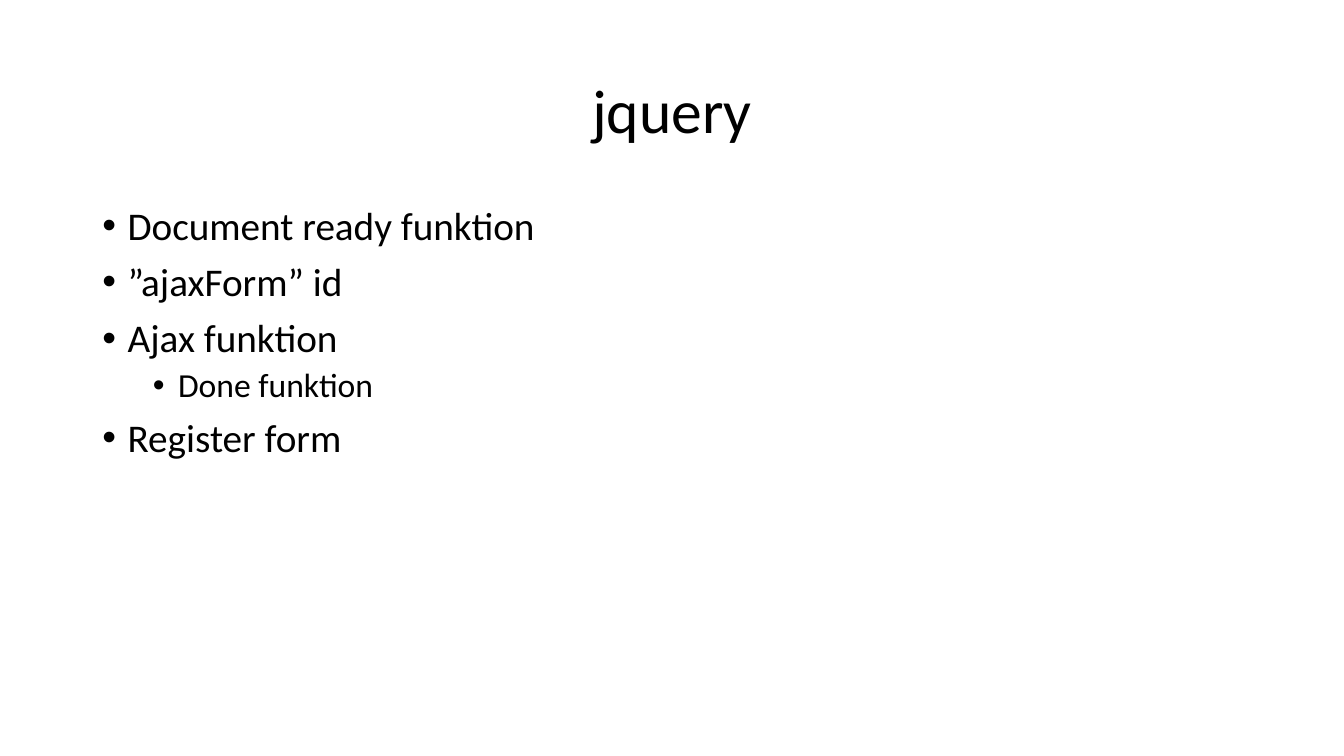
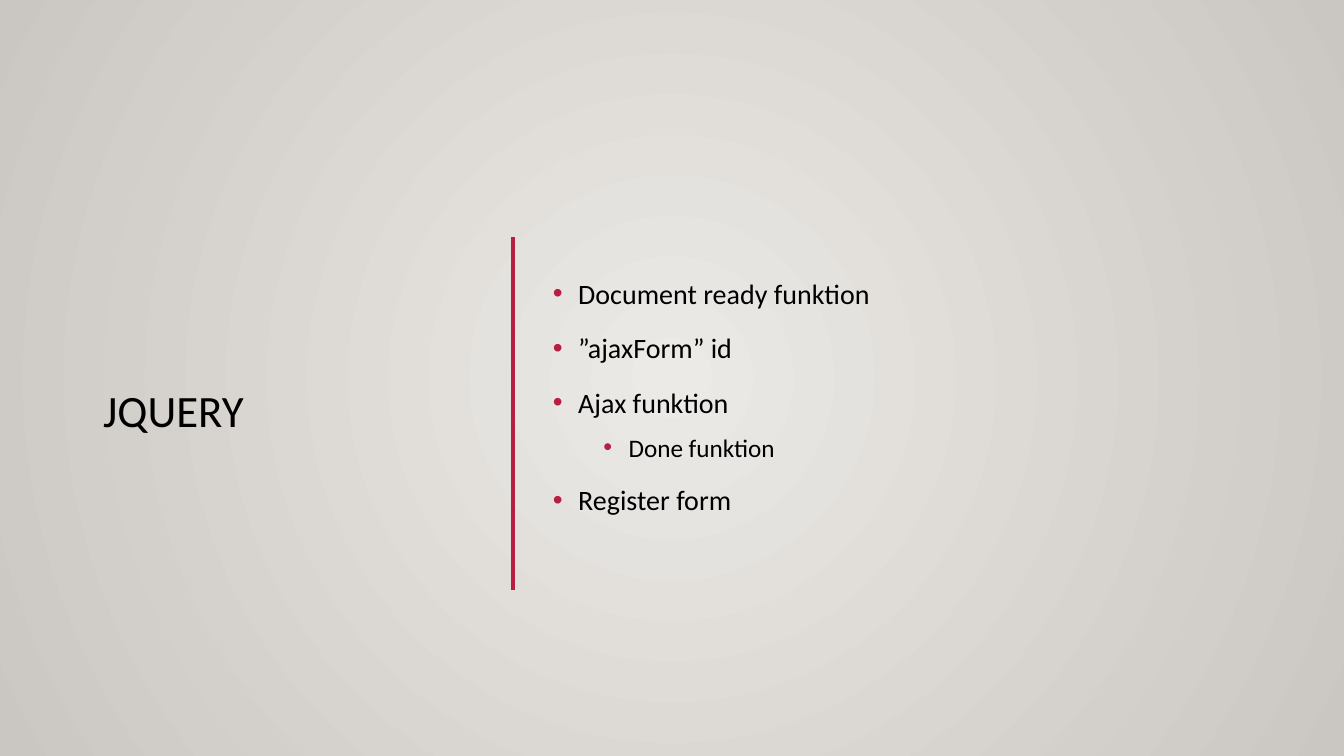
Before and after one commit to asgerhs/FogProject, a slide deck: slide 5 of Rapport/Præsentation.pptx. Drawn at 1344x756 pixels with LibreOffice and Linux fonts; fonts in the diff are those of the drawing; background and template pictures are left out. Boxes give left, top, right and bottom in pixels: in the first picture for what was removed or moved away, otherwise in the second. Text is boxed around its words. In the diff, an @@ line names an element or a change of style, - is before the commit and + after.

Commit message:
+ design

```diff
--- a/Rapport/Præsentation.pptx
+++ b/Rapport/Præsentation.pptx
@@ background #FFFFFF to gradient #ECEAE7 to #CAC7C1 @@
@@ rectangle added at [0,0,1344,756], fill gradient #ECEAE7 to #CAC7C1 @@
@@ text "Document ready funktion": place and size @@
-text "Document ready funktion" at [128,212,535,459]
+text "Document ready funktion" at [578,284,870,515]
@@ text "Document ready funktion" at [578,284,870,515]: size 28 to 20 pt in "Document ready funktion", "”ajaxForm” id", "Ajax funktion", "Register form"; size 24 to 18 pt in "Done funktion"; line spacing 0.9 to 1.2; vertical alignment top to middle @@
@@ line added from (160, 204) to (1220, 204), #B71E42 2.5 pt @@
@@ rectangle added at [0,223,1344,676], fill gradient #DFDBD5 @@
@@ line added from (513, 237) to (513, 590), #B71E42 2.5 pt @@
@@ title at [103,398,244,433]: text changed; size 44 to 32 pt @@
-jquery
+JQUERY
@@ line added from (0, 676) to (1344, 676), #000001 1 pt @@
```
Also in this commit, not shown: 4 other slides changed.
